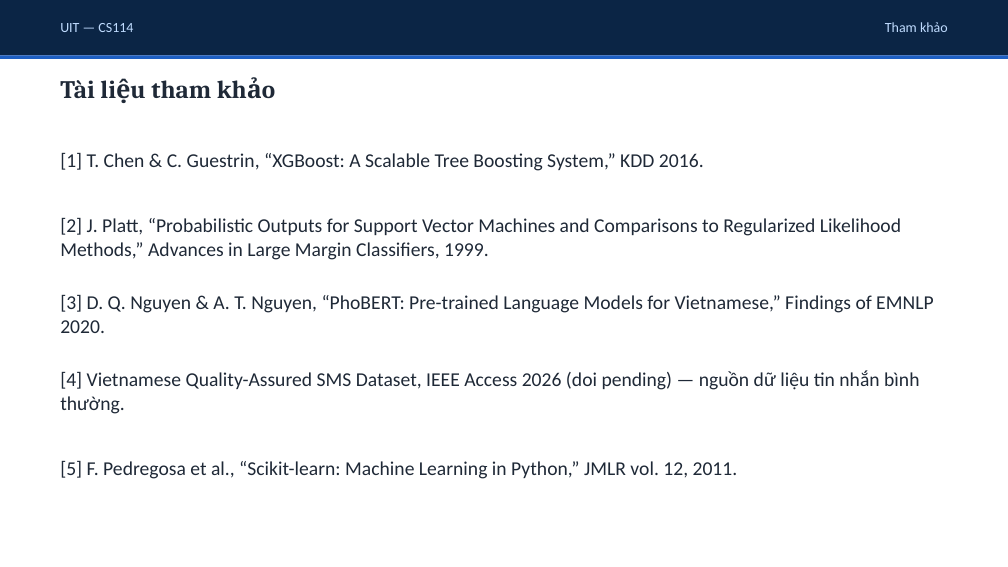
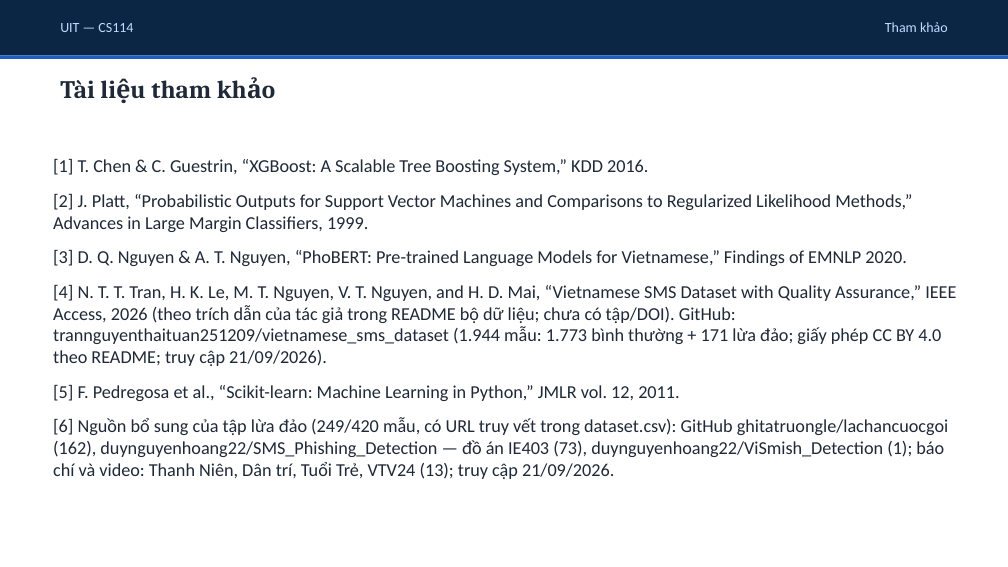
Before and after one commit to uit-25730067-chithanh/CS114-Team10-Elderly-Scam-Detection, a slide deck: slide 15 of draft/scam-detection/reports/slides/phase09_presentation.pptx. Drawn at 1008x567 pixels with LibreOffice and Linux fonts; fonts in the diff are those of the drawing. Boxes give left, top, right and bottom in pixels: in the first picture for what was removed or moved away, otherwise in the second. Text is boxed around its words. In the diff, an @@ line names an element or a change of style, - is before the commit and + after.

```diff
--- a/draft/scam-detection/reports/slides/phase09_presentation.pptx
+++ b/draft/scam-detection/reports/slides/phase09_presentation.pptx
@@ text at <box>53,159,648,175</box>: size 14 to 13 pt in "[1] T. Chen & C. Guestrin, “XGBoost: ..."; more space between paragraphs @@
@@ text at <box>53,194,956,479</box>: paragraphs added @@
+[2] J. Platt, “Probabilistic Outputs for Support Vector Machines and Comparisons to Regularized Likelihood Methods,” Advances in Large Margin Classifiers, 1999.
+[3] D. Q. Nguyen & A. T. Nguyen, “PhoBERT: Pre-trained Language Models for Vietnamese,” Findings of EMNLP 2020.
+[4] N. T. T. Tran, H. K. Le, M. T. Nguyen, V. T. Nguyen, and H. D. Mai, “Vietnamese SMS Dataset with Quality Assurance,” IEEE Access, 2026 (theo trích dẫn của tác giả trong README bộ dữ liệu; chưa có tập/DOI). GitHub: trannguyenthaituan251209/vietnamese_sms_dataset (1.944 mẫu: 1.773 bình thường + 171 lừa đảo; giấy phép CC BY 4.0 theo README; truy cập 21/09/2026).
+[5] F. Pedregosa et al., “Scikit-learn: Machine Learning in Python,” JMLR vol. 12, 2011.
+[6] Nguồn bổ sung của tập lừa đảo (249/420 mẫu, có URL truy vết trong dataset.csv): GitHub ghitatruongle/lachancuocgoi (162), duynguyenhoang22/SMS_Phishing_Detection — đồ án IE403 (73), duynguyenhoang22/ViSmish_Detection (1); báo chí và video: Thanh Niên, Dân trí, Tuổi Trẻ, VTV24 (13); truy cập 21/09/2026.
@@ text removed at <box>60,218,901,260</box> @@
-[2] J. Platt, “Probabilistic Outputs for Support Vector Machines and Comparisons to Regularized Likelihood Methods,” Advances in Large Margin Classifiers, 1999.
@@ text removed at <box>60,295,933,333</box> @@
-[3] D. Q. Nguyen & A. T. Nguyen, “PhoBERT: Pre-trained Language Models for Vietnamese,” Findings of EMNLP 2020.
@@ text removed at <box>60,370,919,414</box> @@
-[4] Vietnamese Quality-Assured SMS Dataset, IEEE Access 2026 (doi pending) — nguồn dữ liệu tin nhắn bình thường.
@@ text removed at <box>60,461,738,479</box> @@
-[5] F. Pedregosa et al., “Scikit-learn: Machine Learning in Python,” JMLR vol. 12, 2011.
```
Also in this commit, not shown: 6 other slides changed, 1 other file.
